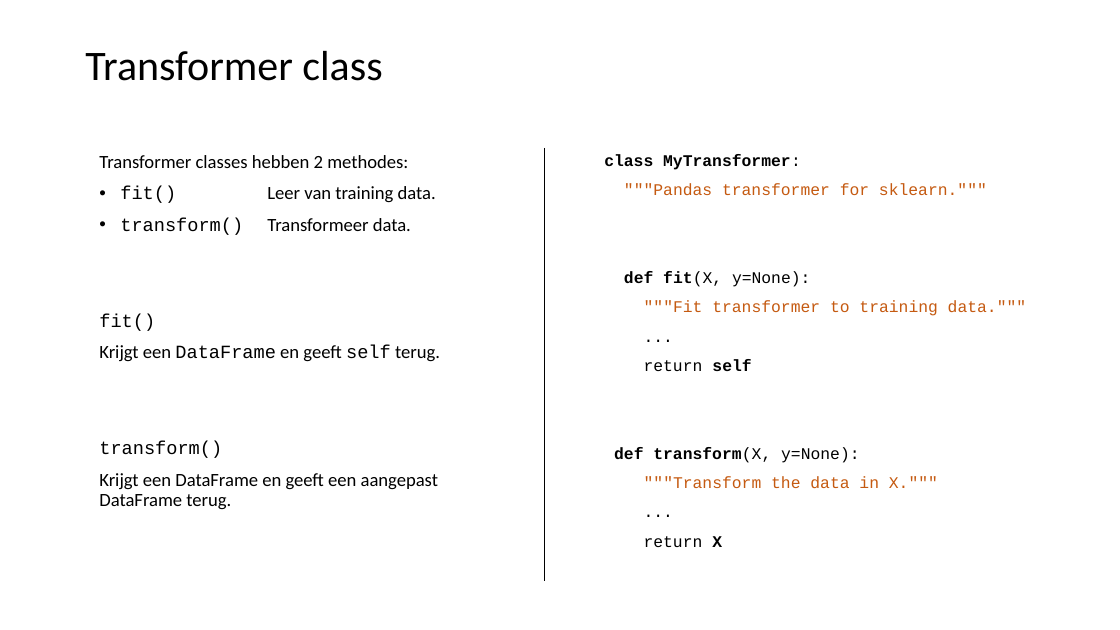
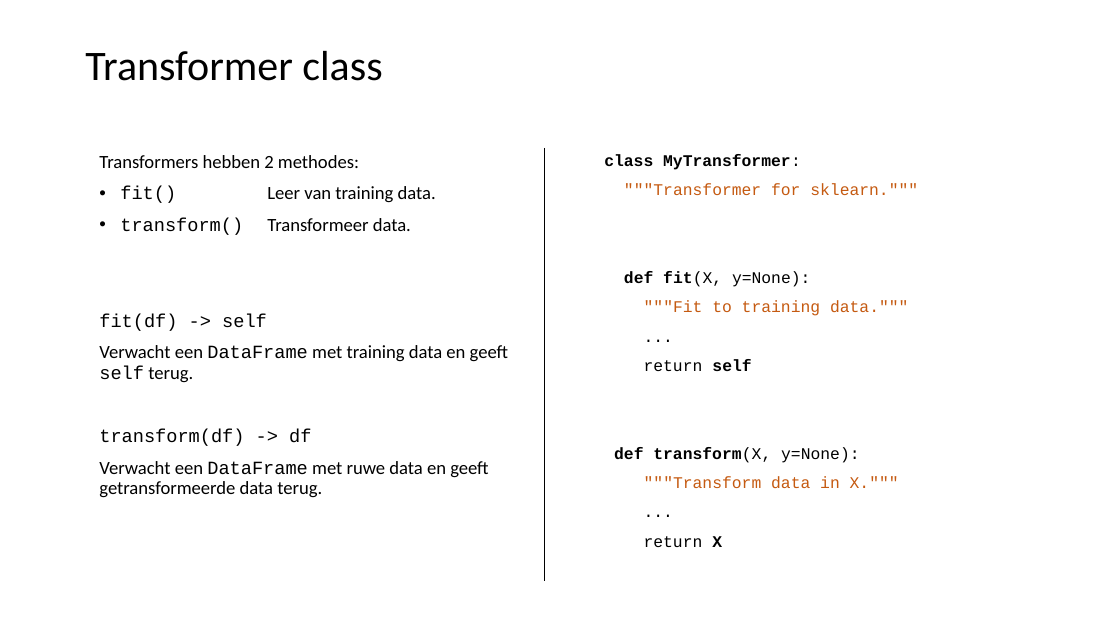
Before and after one commit to LFKoning/knowledge-sharing, a slide deck: slide 18 of python_course/4_scikit_learn/python_cursus_4.pptx. Drawn at 1120x630 pixels with LibreOffice and Linux fonts; fonts in the diff are those of the drawing. Boxes give left, top, right and bottom in pixels: in the first picture for what was removed or moved away, otherwise in the second. Text is boxed around its words. In the diff, an @@ line names an element or a change of style, - is before the commit and + after.

```diff
--- a/python_course/4_scikit_learn/python_cursus_4.pptx
+++ b/python_course/4_scikit_learn/python_cursus_4.pptx
@@ text at [99, 155, 359, 168]: text changed @@
-Transformer classes hebben 2 methodes:
+Transformers hebben 2 methodes:
@@ text at [624, 183, 918, 195]: text changed @@
-"""Pandas transformer for sklearn."""
+"""Transformer for sklearn."""
@@ text at [99, 314, 508, 498]: text changed @@
-fit()
-Krijgt een DataFrame en geeft self terug.
-transform()
-Krijgt een DataFrame en geeft een aangepast DataFrame terug.
+fit(df) -> self
+Verwacht een DataFrame met training data en geeft self terug.
+transform(df) -> df
+Verwacht een DataFrame met ruwe data en geeft getransformeerde data terug.
@@ text at [644, 300, 908, 316]: text changed @@
-"""Fit transformer to training data."""
+"""Fit to training data."""
@@ text at [644, 476, 899, 489]: text changed @@
-"""Transform the data in X."""
+"""Transform data in X."""
```
Also in this commit, not shown: 5 other slides changed, 5 other files.
